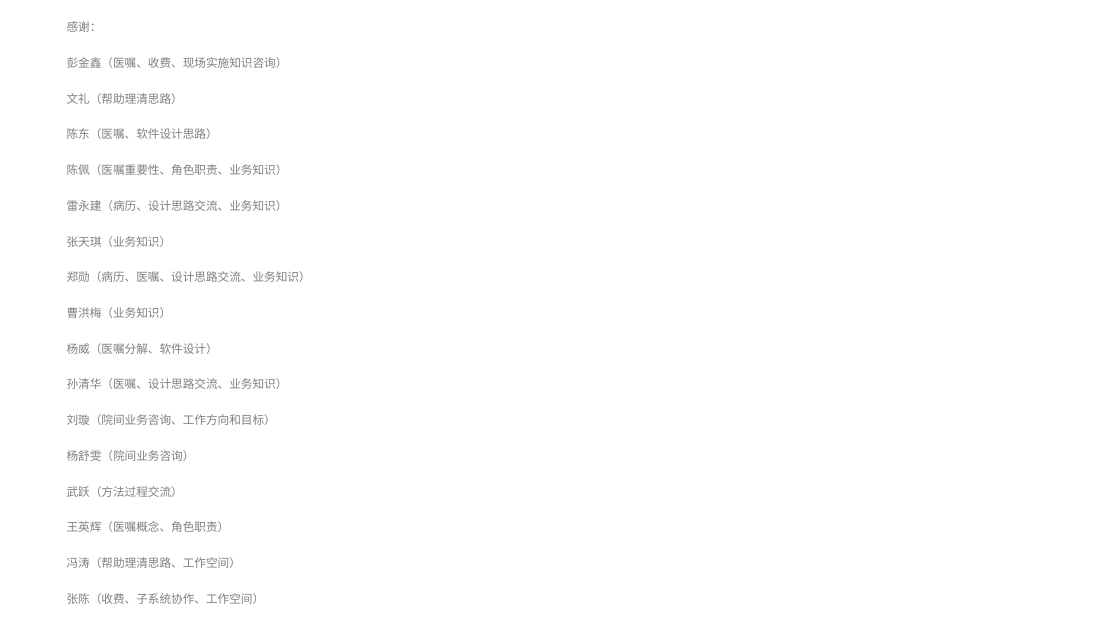
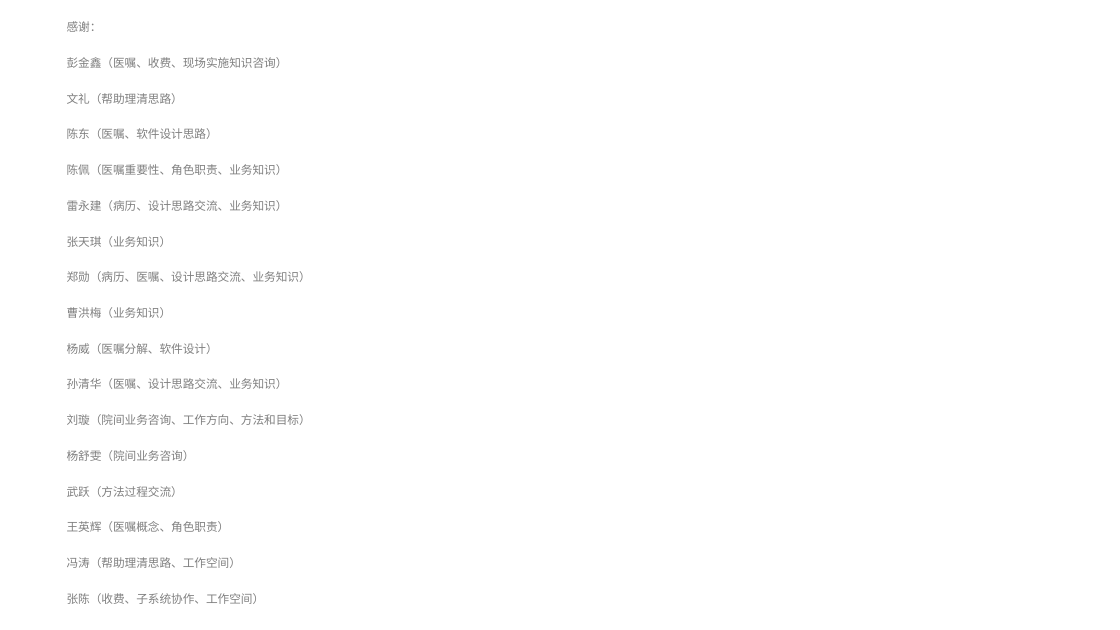
Before and after one commit to AppSecAI-TEST/hospital, a slide deck: slide 11 of doc/状态报告 2017-2-27.pptx. Drawn at 1120x630 pixels with LibreOffice and Linux fonts; fonts in the diff are those of the drawing. Boxes give left, top, right and bottom in pixels: in the first picture for what was removed or moved away, otherwise in the second. Text is boxed around its words. In the diff, an @@ line names an element or a change of style, - is before the commit and + after.

```diff
--- a/doc/状态报告 2017-2-27.pptx
+++ b/doc/状态报告 2017-2-27.pptx
@@ text at [67, 414, 311, 425]: text changed @@
-刘璇（院间业务咨询、工作方向和目标）
+刘璇（院间业务咨询、工作方向、方法和目标）
```
Also in this commit, not shown: 1 other slide changed.
